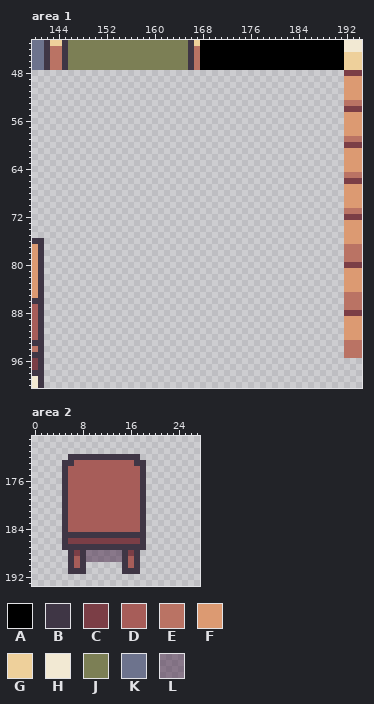
One commit to this pixel-art file: ART/Jacson/Tilemap/school.aseprite. The first picture shows the starting point.
384x384 pixels, 1 frame. Shown: area 1: x 140..194, y 43..100; area 2: x 0..27, y 169..193.
Visible layers, top first: "Top Layer", "Mid Layer", "Bottom Layer".
Palette (. is transparent): A #000000  B #3f3645  C #7b3e46  D #a75d59  E #ba7364  F #dc9a72  G #eed09b  H #f2e9d3  J #7c7f55  K #6d738d  L #49294984
Pixels before, area 1 (only the part around the change), first column x 140:
43 KKBGGBJJJJJJJJJJJJJJJJJJJJBGAAAAAAAAAAAAAAAAAAAAAAAAHHH
44 KKBEEBJJJJJJJJJJJJJJJJJJJJBEAAAAAAAAAAAAAAAAAAAAAAAAHHH
45 KKBEEBJJJJJJJJJJJJJJJJJJJJBEAAAAAAAAAAAAAAAAAAAAAAAAGGG
46 KKBEEBJJJJJJJJJJJJJJJJJJJJBEAAAAAAAAAAAAAAAAAAAAAAAAGGG
47 KKBEEBJJJJJJJJJJJJJJJJJJJJBEAAAAAAAAAAAAAAAAAAAAAAAAGGG
48 ....................................................CCC
49 ....................................................FFF
50 ....................................................FFF
51 ....................................................FFF
52 ....................................................FFF
53 ....................................................EEE
54 ....................................................CCC
55 ....................................................FFF
56 ....................................................FFF
57 ....................................................FFF
58 ....................................................FFF
59 ....................................................EEE
60 ....................................................CCC
61 ....................................................FFF
62 ....................................................FFF
63 ....................................................FFF
64 ....................................................FFF
65 ....................................................EEE
66 ....................................................CCC
67 ....................................................FFF
68 ....................................................FFF
69 ....................................................FFF
70 ....................................................FFF
71 ....................................................EEE
72 ....................................................CCC
73 ....................................................FFF
74 ....................................................FFF
75 ....................................................FFF
76 BB..................................................FFF
77 FB..................................................EEE
78 FB..................................................EEE
79 FB..................................................EEE
80 FB..................................................CCC
81 FB..................................................FFF
82 FB..................................................FFF
83 FB..................................................FFF
84 FB..................................................FFF
85 FB..................................................EEE
86 BB..................................................EEE
87 DB..................................................EEE
88 DB..................................................CCC
89 DB..................................................FFF
90 DB..................................................FFF
91 DB..................................................FFF
92 DB..................................................FFF
93 BB..................................................EEE
94 EB..................................................EEE
95 BB..................................................EEE
96 CB.....................................................
97 CB.....................................................
98 BB.....................................................
Pixels before, area 2, first column x 5:
172 .BBBBBBBBBBBB.
173 BBDDDDDDDDDDBB
174 BDDDDDDDDDDDDB
175 BDDDDDDDDDDDDB
176 BDDDDDDDDDDDDB
177 BDDDDDDDDDDDDB
178 BDDDDDDDDDDDDB
179 BDDDDDDDDDDDDB
180 BDDDDDDDDDDDDB
181 BDDDDDDDDDDDDB
182 BDDDDDDDDDDDDB
183 BDDDDDDDDDDDDB
184 BDDDDDDDDDDDDB
185 BBBBBBBBBBBBBB
186 BCCCCCCCCCCCCB
187 BBBBBBBBBBBBBB
188 .BCBLLLLLLBCB.
189 .BDBLLLLLLBDB.
190 .BDB......BDB.
191 .BBB......BBB.
After the commit:
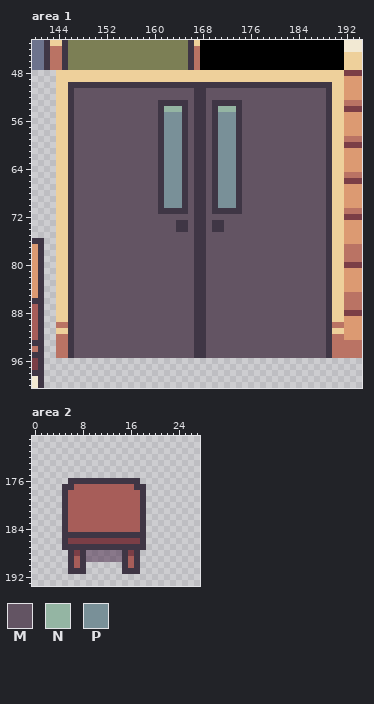
Colours new in this view: M #635463  N #94b5a3  P #799098
Edits made:
Area 1, layer "Bottom Layer":
The edit adds colour B in row 50 at x 146 to 189; in rows 51 to 52 at x 146, 167 to 168 and 189; in row 53 at x 146, 161 to 165, 167 to 168, 170 to 174 and 189; in rows 54 to 70 at x 146, 161, 165, 167 to 168, 170, 174 and 189; in row 71 at x 146, 161 to 165, 167 to 168, 170 to 174 and 189; in row 72 at x 146, 167 to 168 and 189.
The edit adds colour B in rows 73 to 74 at x 146, 164 to 165, 167 to 168, 170 to 171 and 189; in rows 75 to 95 at x 146, 167 to 168 and 189.
The edit adds colour E in row 90 at x 144 to 145 and 190 to 191; in rows 92 to 95 at x 144 to 145 and 190 to 191.
The edit adds colour G in rows 48 to 49 at x 144 to 191; in rows 50 to 89 at x 144 to 145 and 190 to 191; in row 91 at x 144 to 145 and 190 to 191.
The edit adds colour M in rows 51 to 52 at x 147 to 166 and 169 to 188; in rows 53 to 71 at x 147 to 160, 166, 169 and 175 to 188; in row 72 at x 147 to 166 and 169 to 188; in rows 73 to 74 at x 147 to 163, 166, 169 and 172 to 188; in rows 75 to 95 at x 147 to 166 and 169 to 188.
The edit adds colour N in row 54 at x 162 to 164 and 171 to 173.
The edit adds colour P in rows 55 to 70 at x 162 to 164 and 171 to 173.
Area 2, layer "Top Layer":
Colour D gives way to colour B in row 176 at x 6 to 17; in row 177 at x 6 and 17.
Colour B is gone in row 172 at x 6 to 17; in row 173 at x 5 to 6 and 17 to 18; in rows 174 to 176 at x 5 and 18.
Colour D is gone in row 173 at x 7 to 16; in rows 174 to 175 at x 6 to 17.
Pixel boxes of the changes (left, top, right, bottom) in both pictures:
added: (56, 70, 344, 358)
changed: (62, 454, 146, 490)
